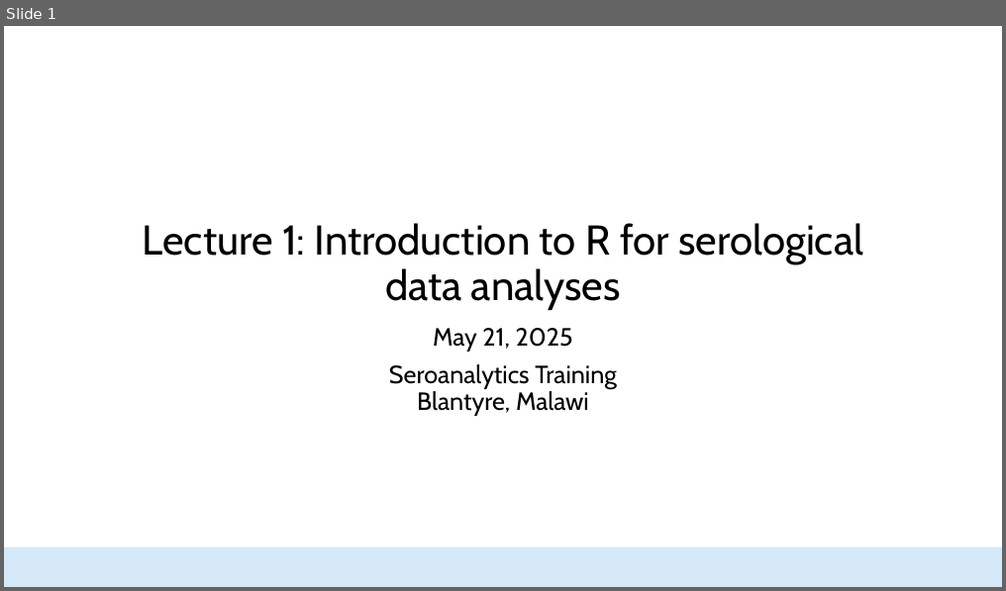
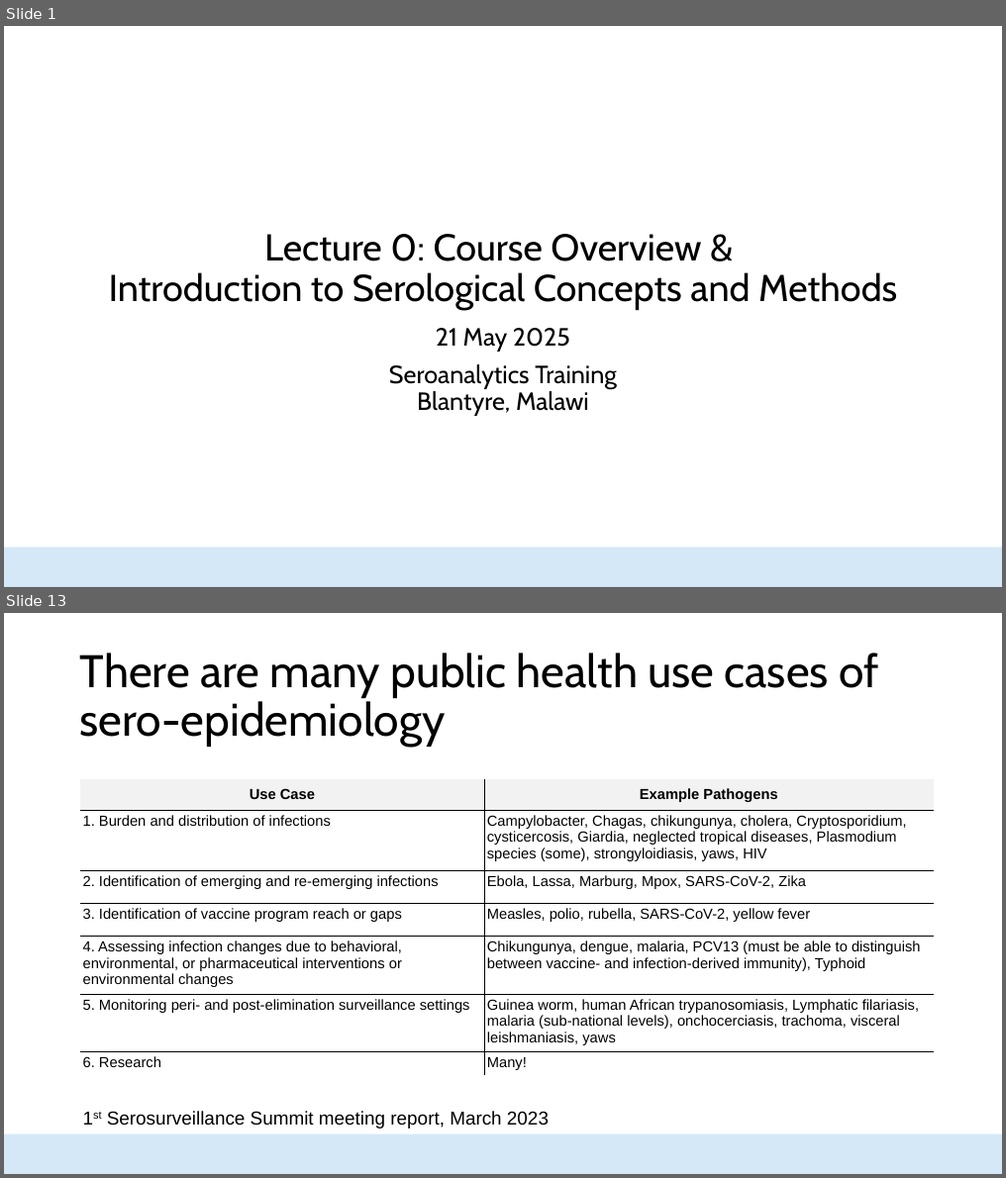
Before and after one commit to HopkinsIDD/seroanalytics_workshop, a slide deck: Lecture 1/Lecture 1.pptx. Shown one above the other, each under a label of ours: slide 1 before the commit, slides 1 and 13 after it; the slides between them are not shown. The pictures are 1006x591 and 1006x1178 pixels, drawn with LibreOffice and Linux fonts; fonts in the diff are those of the drawing; background and template pictures are left out. Boxes give left, top, right and bottom in pixels: in the first picture for what was removed or moved away, otherwise in the second. Text is boxed around its words. In the diff, an @@ line names an element or a change of style, - is before the commit and + after.

Commit message:
updating files to make repo public

```diff
--- a/Lecture 1/Lecture 1.pptx
+++ b/Lecture 1/Lecture 1.pptx
@@ slide 13 added at <box>4,613,1002,1174</box>, background #FFFFFF; not listed: 1 template element that a slide beside it also shows @@
@@ title added at <box>80,653,878,747</box>, 44 pt, text #000000 @@
+There are many public health use cases of sero-epidemiology
@@ table added at <box>80,779,934,1075</box>, 7 rows, 2 columns @@
+Use Case | Example Pathogens
+1. Burden and distribution of infections | Campylobacter, Chagas, chikungunya, cholera, Cryptosporidium, cysticercosis, Giardia, neglected tropical diseases, Plasmodium species (some), strongyloidiasis, yaws, HIV
+2. Identification of emerging and re-emerging infections | Ebola, Lassa, Marburg, Mpox, SARS-CoV-2, Zika
+3. Identification of vaccine program reach or gaps | Measles, polio, rubella, SARS-CoV-2, yellow fever
+4. Assessing infection changes due to behavioral, environmental, or pharmaceutical interventions or environmental changes | Chikungunya, dengue, malaria, PCV13 (must be able to distinguish between vaccine- and infection-derived immunity), Typhoid
+5. Monitoring peri- and post-elimination surveillance settings | Guinea worm, human African trypanosomiasis, Lymphatic filariasis, malaria (sub-national levels), onchocerciasis, trachoma, visceral leishmaniasis, yaws
+6. Research | Many!
@@ text added at <box>107,1111,548,1129</box>, 18 pt, text #000000 @@
+1st Serosurveillance Summit meeting report, March 2023
@@ slide 1 changed as well @@
@@ title at <box>109,234,897,310</box>: text changed; size 40 to 36 pt @@
-Lecture 1: Introduction to R for serological data analyses
+Lecture 0: Course Overview &
+Introduction to Serological Concepts and Methods
@@ subtitle at <box>436,328,570,352</box>: text changed @@
-May 21, 2025
+21 May 2025
```
Also in this commit, not shown: 31 other slides added, 14 slides removed, 16 other files.
